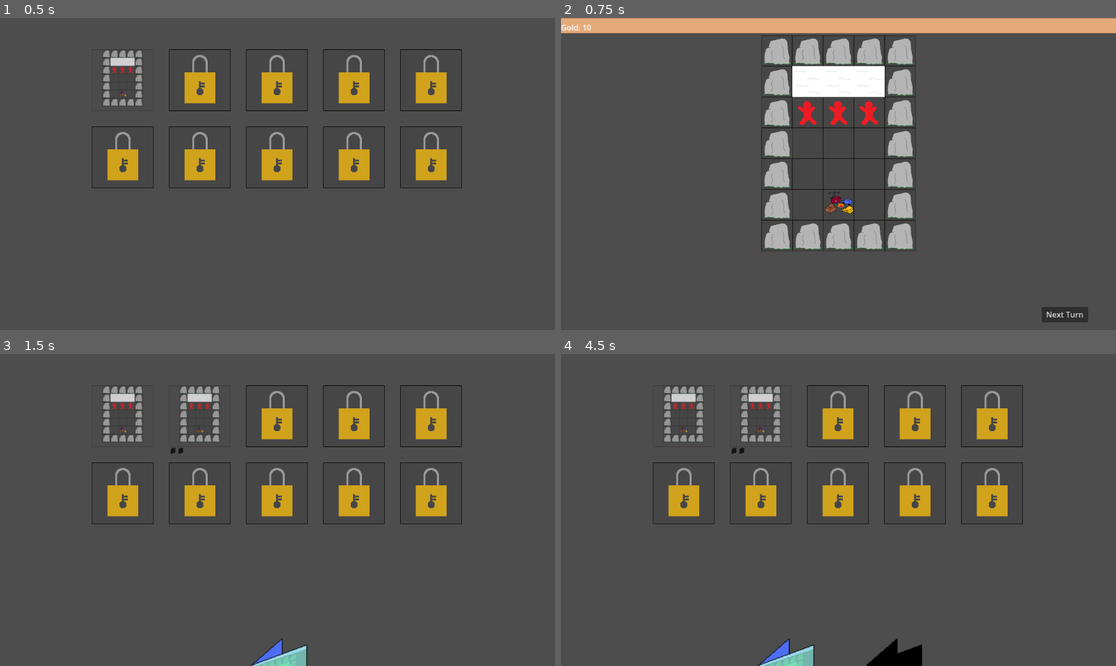
Above: before the commit, frames 1-4 (two rows, left to right).
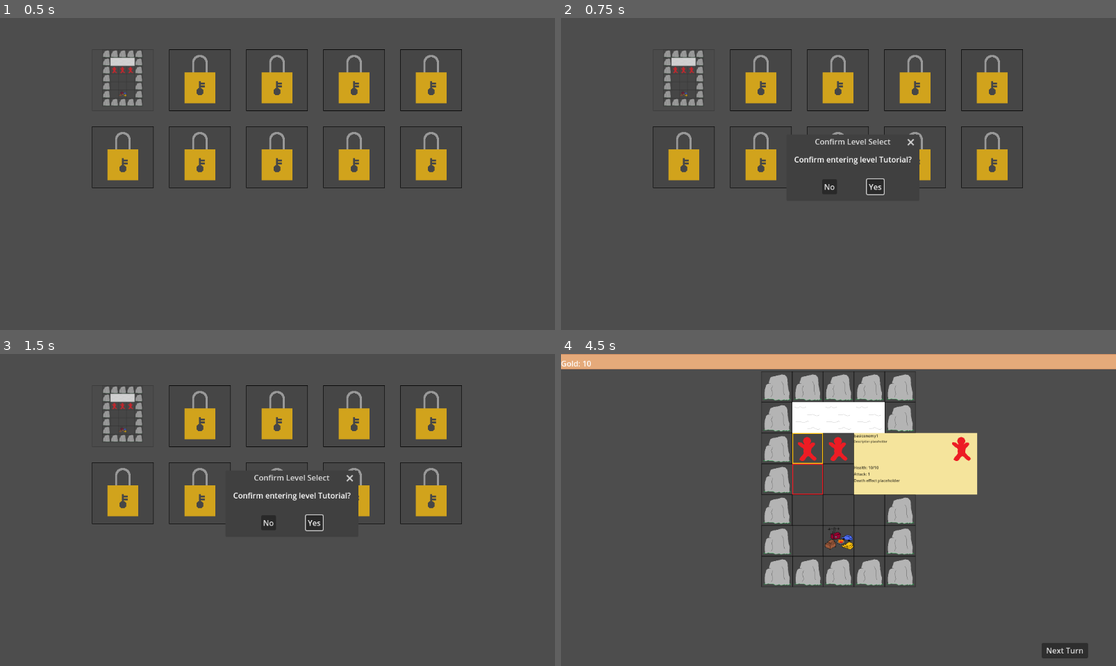
Above: after the commit, the same moments.

Repository: Wayl123/CardPuzzleGame
Game: Godot game, scene res://scene/scene_switcher.tscn
The game is run twice, just before and just after one commit, with the same random seed, the same clock (stepped at 60 frames per second) and the same inputs.
Inputs (mouse positions are in pixels of both pictures, inside the frame that each line leads up to; where the layout moved, square brackets give the same spot in the first picture):
- Up to frame 1 (0.5 s): no input
- Up to frame 2 (0.75 s): click (683, 80) at 0.5 s
- Up to frame 3 (1.5 s): click (122, 416) [277, 416] at 1.25 s
- Up to frame 4 (4.5 s): click (827, 522) at 2 s, where only the run after the commit has a clickable "No"; click (683, 416) [733, 450] at 2.75 s; click (877, 522) at 3.5 s, where only the run after the commit has a clickable "Yes"; click (805, 447) at 4.27 s

Frame 1 is identical in both runs. In frame 2, 20% of the frame differs, in the area x 0-100%, y 0-98%; in frame 3, 3.2%; in frame 4, 24%, in the area x 0-100%, y 0-100%.

Commit message:
Confirmation box when user select level #35

Diff:
--- /dev/null
+++ b/scene/confirm_level_select.tscn
@@ -0,0 +1,10 @@
+[gd_scene load_steps=2 format=3 uid="uid://bkwdfno5pyy7j"]
+
+[ext_resource type="Script" path="res://scripts/ConfirmLevelSelect.gd" id="1_tgkju"]
+
+[node name="ConfirmLevelSelect" type="ConfirmationDialog"]
+title = "Confirm Level Select"
+initial_position = 2
+ok_button_text = "Yes"
+cancel_button_text = "No"
+script = ExtResource("1_tgkju")
--- a/scene/level_select.tscn
+++ b/scene/level_select.tscn
@@ -23,3 +23,5 @@
 theme_override_constants/v_separation = 32
 alignment = 1
 script = ExtResource("1_77a0h")
+
+[node name="ConfirmationDialog" type="ConfirmationDialog" parent="."]
--- /dev/null
+++ b/scripts/ConfirmLevelSelect.gd
@@ -0,0 +1,9 @@
+extends ConfirmationDialog
+
+func _ready():
+	connect("confirmed", Callable(self, "_on_close"))
+	connect("canceled", Callable(self, "_on_close"))
+
+func _on_close():
+	print("close")
+	queue_free()
--- a/scripts/Level.gd
+++ b/scripts/Level.gd
@@ -4,6 +4,7 @@
 @onready var playerHandDeck = get_tree().get_first_node_in_group("PlayerHandDeck")
 
 var LEVELDECK = preload("res://scene/level_deck.tscn")
+var CONFIRMLEVELSELECT = preload("res://scene/confirm_level_select.tscn")
 
 var DECKSIZE = Vector2(16, 16)
 
@@ -23,6 +24,18 @@
 	connect("pressed", Callable(self, "_on_button_pressed"))
 
 func _on_button_pressed() -> void:
+	var confirmLevelSelect = CONFIRMLEVELSELECT.instantiate()
+	var dialogText = str("Confirm entering level ", data["name"])
+	if deckSlot.size() > 0:
+		dialogText += str(" with ", deckSlot.size())
+		dialogText += " deck" if deckSlot.size() == 1 else " decks"
+	dialogText += "?"
+	confirmLevelSelect.set_text(dialogText)
+	add_child(confirmLevelSelect)
+	confirmLevelSelect.set_visible(true)
+	confirmLevelSelect.connect("confirmed", Callable(self, "_on_confirm"))
+
+func _on_confirm() -> void:
 	globalData.select_level(data)
 
 func _init_deck_slots() -> void:
